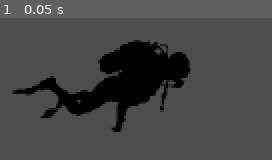
Above: before the commit, frame 1.
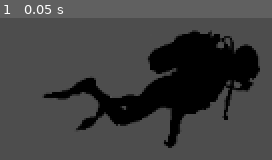
Above: after the commit, the same moment.

Repository: c1ayer/Game-Jam-Jan-2025
Game: Godot game, scene res://scenes/player.tscn
Two runs of this game, one before a commit and one after it. Both use one fixed random seed, a clock stepped at 60 frames per second and the inputs below. This scene is started directly instead of the project's main scene.
Inputs:
- Up to frame 1 (0.05 s): no input

The runs differ from the first frame. In frame 1, 28% of the frame differs, in the area x 4-96%, y 8-92%.

Commit message:
Initial Movement Complete
Run the player scene to test movement with WASD capabilities.

Diff:
--- a/michael-bubble/player.gd
+++ /dev/null
@@ -1,25 +0,0 @@
-extends CharacterBody2D
-
-
-const SPEED = 300.0
-const JUMP_VELOCITY = -400.0
-
-
-func _physics_process(delta: float) -> void:
-	# Add the gravity.
-	if not is_on_floor():
-		velocity += get_gravity() * delta
-
-	# Handle jump.
-	if Input.is_action_just_pressed("ui_accept") and is_on_floor():
-		velocity.y = JUMP_VELOCITY
-
-	# Get the input direction and handle the movement/deceleration.
-	# As good practice, you should replace UI actions with custom gameplay actions.
-	var direction := Input.get_axis("ui_left", "ui_right")
-	if direction:
-		velocity.x = direction * SPEED
-	else:
-		velocity.x = move_toward(velocity.x, 0, SPEED)
-
-	move_and_slide()
--- a/michael-bubble/project.godot
+++ b/michael-bubble/project.godot
@@ -14,3 +14,26 @@
 run/main_scene="res://scenes/water_testing_facility.tscn"
 config/features=PackedStringArray("4.3", "Forward Plus")
 config/icon="res://icon.svg"
+
+[input]
+
+move_left={
+"deadzone": 0.51,
+"events": [Object(InputEventKey,"resource_local_to_scene":false,"resource_name":"","device":-1,"window_id":0,"alt_pressed":false,"shift_pressed":false,"ctrl_pressed":false,"meta_pressed":false,"pressed":false,"keycode":0,"physical_keycode":65,"key_label":0,"unicode":97,"location":0,"echo":false,"script":null)
+]
+}
+move_right={
+"deadzone": 0.5,
+"events": [Object(InputEventKey,"resource_local_to_scene":false,"resource_name":"","device":-1,"window_id":0,"alt_pressed":false,"shift_pressed":false,"ctrl_pressed":false,"meta_pressed":false,"pressed":false,"keycode":0,"physical_keycode":68,"key_label":0,"unicode":100,"location":0,"echo":false,"script":null)
+]
+}
+move_up={
+"deadzone": 0.5,
+"events": [Object(InputEventKey,"resource_local_to_scene":false,"resource_name":"","device":-1,"window_id":0,"alt_pressed":false,"shift_pressed":false,"ctrl_pressed":false,"meta_pressed":false,"pressed":false,"keycode":0,"physical_keycode":87,"key_label":0,"unicode":119,"location":0,"echo":false,"script":null)
+]
+}
+move_down={
+"deadzone": 0.5,
+"events": [Object(InputEventKey,"resource_local_to_scene":false,"resource_name":"","device":-1,"window_id":0,"alt_pressed":false,"shift_pressed":false,"ctrl_pressed":false,"meta_pressed":false,"pressed":false,"keycode":0,"physical_keycode":83,"key_label":0,"unicode":115,"location":0,"echo":false,"script":null)
+]
+}
--- /dev/null
+++ b/michael-bubble/scenes/character_body_2d.gd
@@ -0,0 +1,37 @@
+extends CharacterBody2D
+
+@export var speed = 400
+@export var rotation_speed = 1.5
+
+var rotation_direction = 0
+
+func get_input():
+	rotation_direction = Input.get_axis("move_left", "move_right")
+	velocity = transform.x * Input.get_axis("move_down", "move_up") * speed
+
+func _physics_process(delta):
+	get_input()
+	rotation += rotation_direction * rotation_speed * delta
+	move_and_slide()
+
+
+
+"""
+#this is another type of movement that follows a more traditional up down left right kinda deal.
+
+
+extends CharacterBody2D
+
+@export var speed = 400
+
+func get_input():
+	var input_direction = Input.get_vector("move_left", "move_right", "move_up", "move_down")
+	velocity = input_direction * speed
+
+func _physics_process(delta):
+	get_input()
+	move_and_slide()
+
+
+
+"""
--- a/michael-bubble/scenes/player.tscn
+++ b/michael-bubble/scenes/player.tscn
@@ -1,22 +1,22 @@
 [gd_scene load_steps=4 format=3 uid="uid://caa51017re5wo"]
 
-[ext_resource type="Script" path="res://player.gd" id="1_yn562"]
+[ext_resource type="Script" path="res://scenes/character_body_2d.gd" id="1_4o0gx"]
 [ext_resource type="Texture2D" uid="uid://bkd6gsii3noc8" path="res://assets/temp scuba diver.png" id="2_oda7a"]
 
 [sub_resource type="RectangleShape2D" id="RectangleShape2D_mvyj5"]
-size = Vector2(121, 66)
+size = Vector2(159.5, 87)
 
 [node name="Player" type="Node2D"]
 position = Vector2(87, 64)
 
 [node name="CharacterBody2D" type="CharacterBody2D" parent="."]
-script = ExtResource("1_yn562")
+script = ExtResource("1_4o0gx")
 
 [node name="CollisionShape2D" type="CollisionShape2D" parent="CharacterBody2D"]
-position = Vector2(-0.5, -4)
+position = Vector2(30.25, -1.5)
 shape = SubResource("RectangleShape2D_mvyj5")
 
-[node name="temp scuba diver" type="Sprite2D" parent="."]
-position = Vector2(-5, -3)
-scale = Vector2(0.12598, 0.136831)
+[node name="Sprite2D" type="Sprite2D" parent="CharacterBody2D"]
+position = Vector2(31, -1)
+scale = Vector2(0.153922, 0.17284)
 texture = ExtResource("2_oda7a")
--- /dev/null
+++ b/michael-bubble/water.tscn
@@ -0,0 +1,18 @@
+[gd_scene load_steps=4 format=3 uid="uid://bj68o7r67lur8"]
+
+[ext_resource type="Script" path="res://water.gd" id="1_2288f"]
+
+[sub_resource type="CircleShape2D" id="CircleShape2D_oxnsc"]
+
+[sub_resource type="CanvasTexture" id="CanvasTexture_1k8tj"]
+
+[node name="Water" type="RigidBody2D"]
+gravity_scale = 0.25
+script = ExtResource("1_2288f")
+
+[node name="CollisionShape2D" type="CollisionShape2D" parent="."]
+shape = SubResource("CircleShape2D_oxnsc")
+
+[node name="Sprite2D" type="Sprite2D" parent="."]
+scale = Vector2(14, 15)
+texture = SubResource("CanvasTexture_1k8tj")
--- /dev/null
+++ b/michael-bubble/water_testing_facility.tscn
@@ -0,0 +1,62 @@
+[gd_scene load_steps=8 format=3 uid="uid://d2ww504cahota"]
+
+[ext_resource type="PackedScene" uid="uid://bj68o7r67lur8" path="res://water.tscn" id="1_lrp3d"]
+
+[sub_resource type="WorldBoundaryShape2D" id="WorldBoundaryShape2D_7m3gh"]
+distance = -650.0
+
+[sub_resource type="WorldBoundaryShape2D" id="WorldBoundaryShape2D_t14l5"]
+normal = Vector2(1, 0)
+
+[sub_resource type="WorldBoundaryShape2D" id="WorldBoundaryShape2D_8mcpo"]
+normal = Vector2(-1, 0)
+distance = -1150.0
+
+[sub_resource type="WorldBoundaryShape2D" id="WorldBoundaryShape2D_p721h"]
+normal = Vector2(0, 1)
+
+[sub_resource type="RectangleShape2D" id="RectangleShape2D_qtjia"]
+size = Vector2(283.5, 96.5)
+
+[sub_resource type="CanvasTexture" id="CanvasTexture_gceb2"]
+
+[node name="WaterTestingFacility" type="Node2D"]
+
+[node name="BottomWall" type="StaticBody2D" parent="."]
+
+[node name="CollisionShape2D" type="CollisionShape2D" parent="BottomWall"]
+shape = SubResource("WorldBoundaryShape2D_7m3gh")
+
+[node name="LeftWall" type="StaticBody2D" parent="."]
+
+[node name="CollisionShape2D" type="CollisionShape2D" parent="LeftWall"]
+shape = SubResource("WorldBoundaryShape2D_t14l5")
+
+[node name="RightWall" type="StaticBody2D" parent="."]
+
+[node name="CollisionShape2D" type="CollisionShape2D" parent="RightWall"]
+shape = SubResource("WorldBoundaryShape2D_8mcpo")
+
+[node name="Water" parent="." instance=ExtResource("1_lrp3d")]
+position = Vector2(920, 374)
+script = null
+
+[node name="Water2" parent="." instance=ExtResource("1_lrp3d")]
+position = Vector2(1030, 193)
+script = null
+
+[node name="TopWall" type="StaticBody2D" parent="."]
+
+[node name="CollisionShape2D" type="CollisionShape2D" parent="TopWall"]
+shape = SubResource("WorldBoundaryShape2D_p721h")
+
+[node name="RandomObstacle" type="StaticBody2D" parent="."]
+position = Vector2(682, 510)
+
+[node name="CollisionShape2D" type="CollisionShape2D" parent="RandomObstacle"]
+shape = SubResource("RectangleShape2D_qtjia")
+
+[node name="Sprite2D" type="Sprite2D" parent="RandomObstacle"]
+position = Vector2(0.499997, 2.49998)
+scale = Vector2(285, 97)
+texture = SubResource("CanvasTexture_gceb2")
